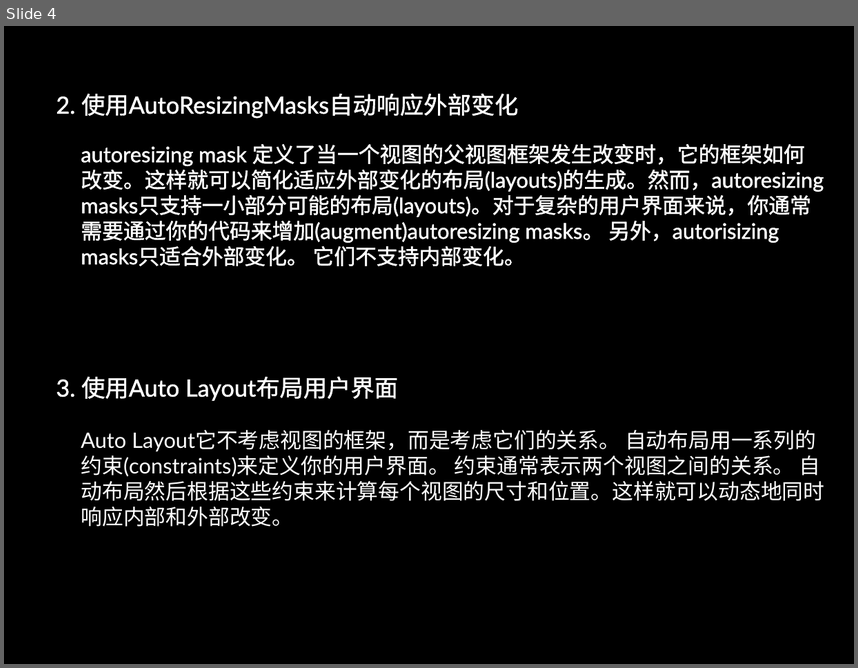
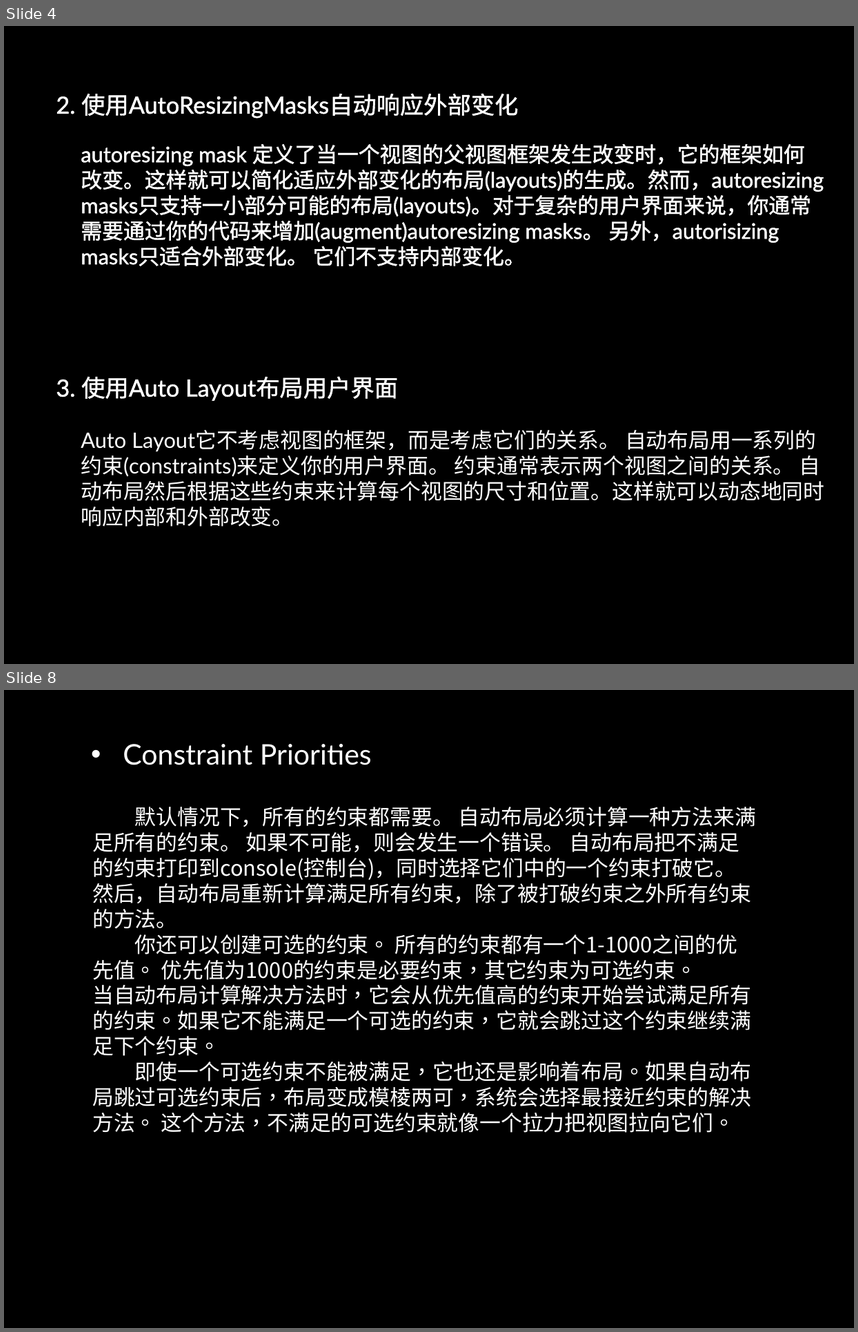
Before and after one commit to danalu/MyApp, a slide deck: Auto Layout.pptx. Shown one above the other, each under a label of ours: slide 4 before the commit, slides 4 and 8 after it; the slides between them are not shown. The pictures are 858x668 and 858x1332 pixels, drawn with LibreOffice and Linux fonts; fonts in the diff are those of the drawing; background and template pictures are left out. Boxes give left, top, right and bottom in pixels: in the first picture for what was removed or moved away, otherwise in the second. Text is boxed around its words. In the diff, an @@ line names an element or a change of style, - is before the commit and + after.

```diff
--- a/Auto Layout.pptx
+++ b/Auto Layout.pptx
@@ slide 8 added at (4, 690, 854, 1328), background picture (left out) @@
@@ text added at (123, 744, 372, 765), 24 pt, text #FFFFFF @@
+• Constraint Priorities
@@ text added at (92, 807, 756, 1132), 18 pt, text #FFFFFF @@
+默认情况下，所有的约束都需要。 自动布局必须计算一种方法来满足所有的约束。 如果不可能，则会发生一个错误。 自动布局把不满足的约束打印到console(控制台)，同时选择它们中的一个约束打破它。 然后，自动布局重新计算满足所有约束，除了被打破约束之外所有约束的方法。
+你还可以创建可选的约束。 所有的约束都有一个1-1000之间的优先值。 优先值为1000的约束是必要约束，其它约束为可选约束。
+当自动布局计算解决方法时，它会从优先值高的约束开始尝试满足所有的约束。如果它不能满足一个可选的约束，它就会跳过这个约束继续满足下个约束。
+即使一个可选约束不能被满足，它也还是影响着布局。如果自动布局跳过可选约束后，布局变成模棱两可，系统会选择最接近约束的解决方法。 这个方法，不满足的可选约束就像一个拉力把视图拉向它们。
```
Also in this commit, not shown: 2 slides changed, 3 other slides added, 4 slides removed.
